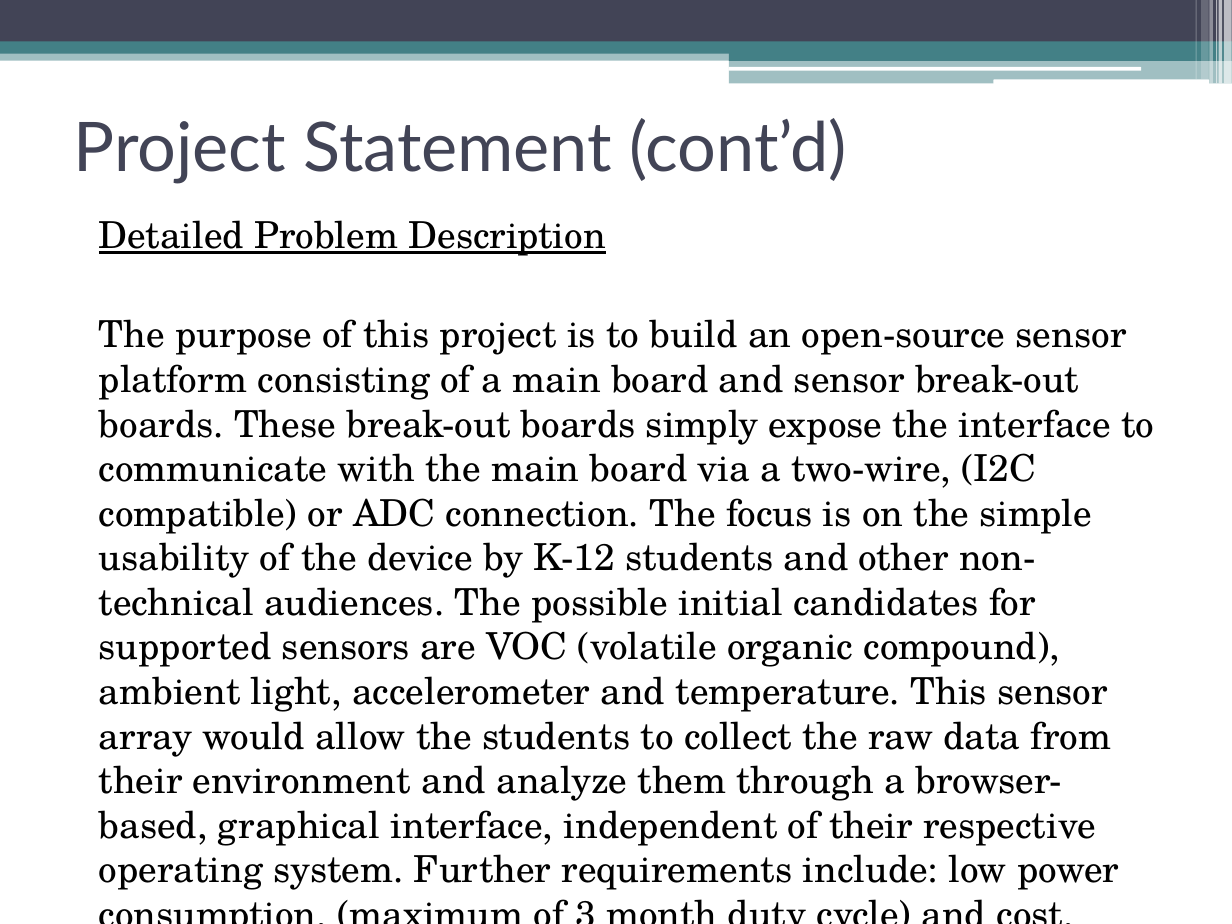
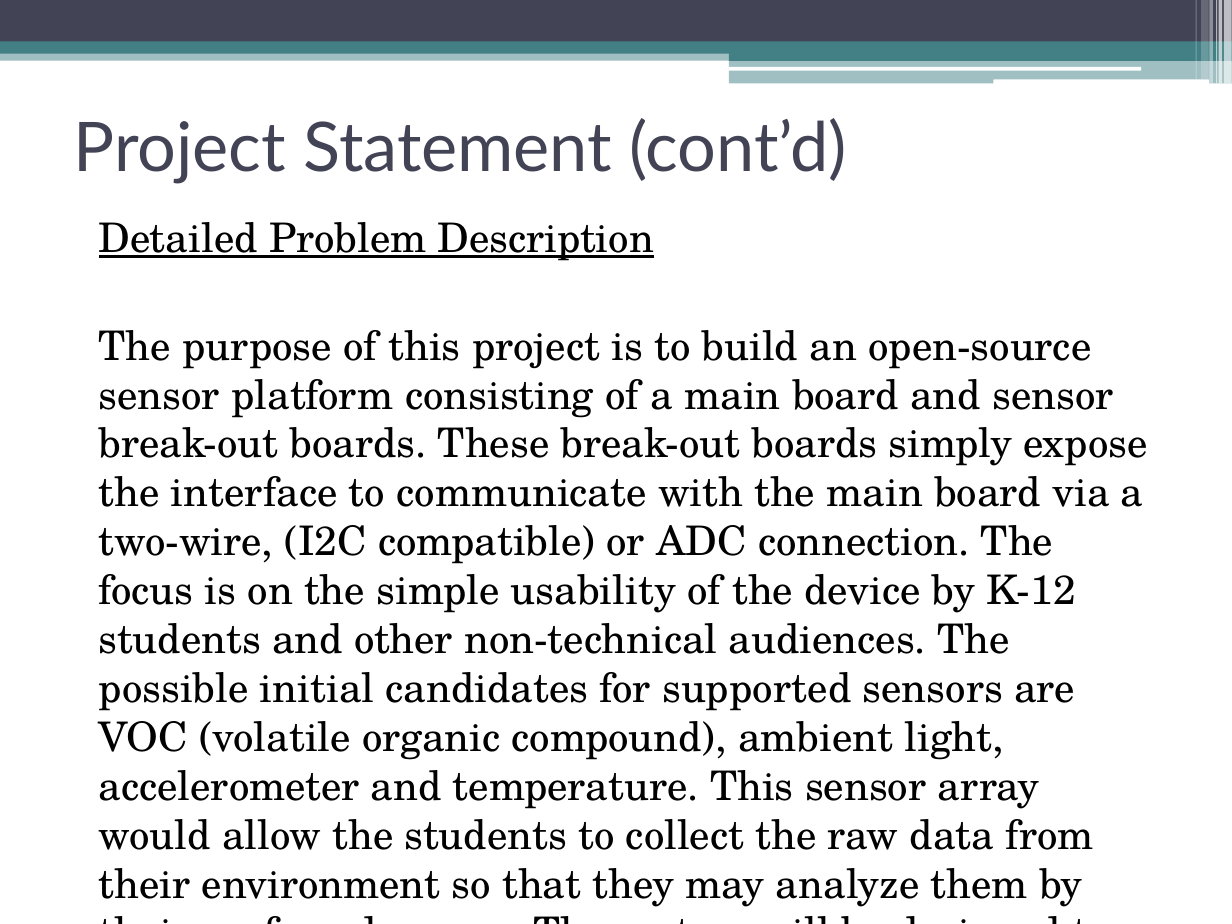
Before and after one commit to erebus-labs/sense_platform, a slide deck: slide 6 of Project Flow Documents/Project Documents/Powerpoint.pptx. Drawn at 1232x924 pixels with LibreOffice and Linux fonts; fonts in the diff are those of the drawing. Boxes give left, top, right and bottom in pixels: in the first picture for what was removed or moved away, otherwise in the second. Text is boxed around its words. In the diff, an @@ line names an element or a change of style, - is before the commit and + after.

```diff
--- a/Project Flow Documents/Project Documents/Powerpoint.pptx
+++ b/Project Flow Documents/Project Documents/Powerpoint.pptx
@@ text at [99,222,654,261]: size 21.7 to 23.8 pt in "Detailed Problem Description" @@
@@ text at [99,330,1147,907]: text changed; size 21.7 to 23.8 pt @@
-The purpose of this project is to build an open-source sensor platform consisting of a main board and sensor break-out boards. These break-out boards simply expose the interface to communicate with the main board via a two-wire, (I2C compatible) or ADC connection. The focus is on the simple usability of the device by K-12 students and other non-technical audiences. The possible initial candidates for supported sensors are VOC (volatile organic compound), ambient light, accelerometer and temperature. This sensor array would allow the students to collect the raw data from their environment and analyze them through a browser-based, graphical interface, independent of their respective operating system. Further requirements include: low power consumption, (maximum of 3 month duty cycle) and cost, (maximum of $50 per unit) which would make the system both efficient and affordable.
+The purpose of this project is to build an open-source sensor platform consisting of a main board and sensor break-out boards. These break-out boards simply expose the interface to communicate with the main board via a two-wire, (I2C compatible) or ADC connection. The focus is on the simple usability of the device by K-12 students and other non-technical audiences. The possible initial candidates for supported sensors are VOC (volatile organic compound), ambient light, accelerometer and temperature. This sensor array would allow the students to collect the raw data from their environment so that they may analyze them by their preferred means. The system will be designed to be low power and low cost.
```
Also in this commit, not shown: 3 other slides changed, 7 other files.
